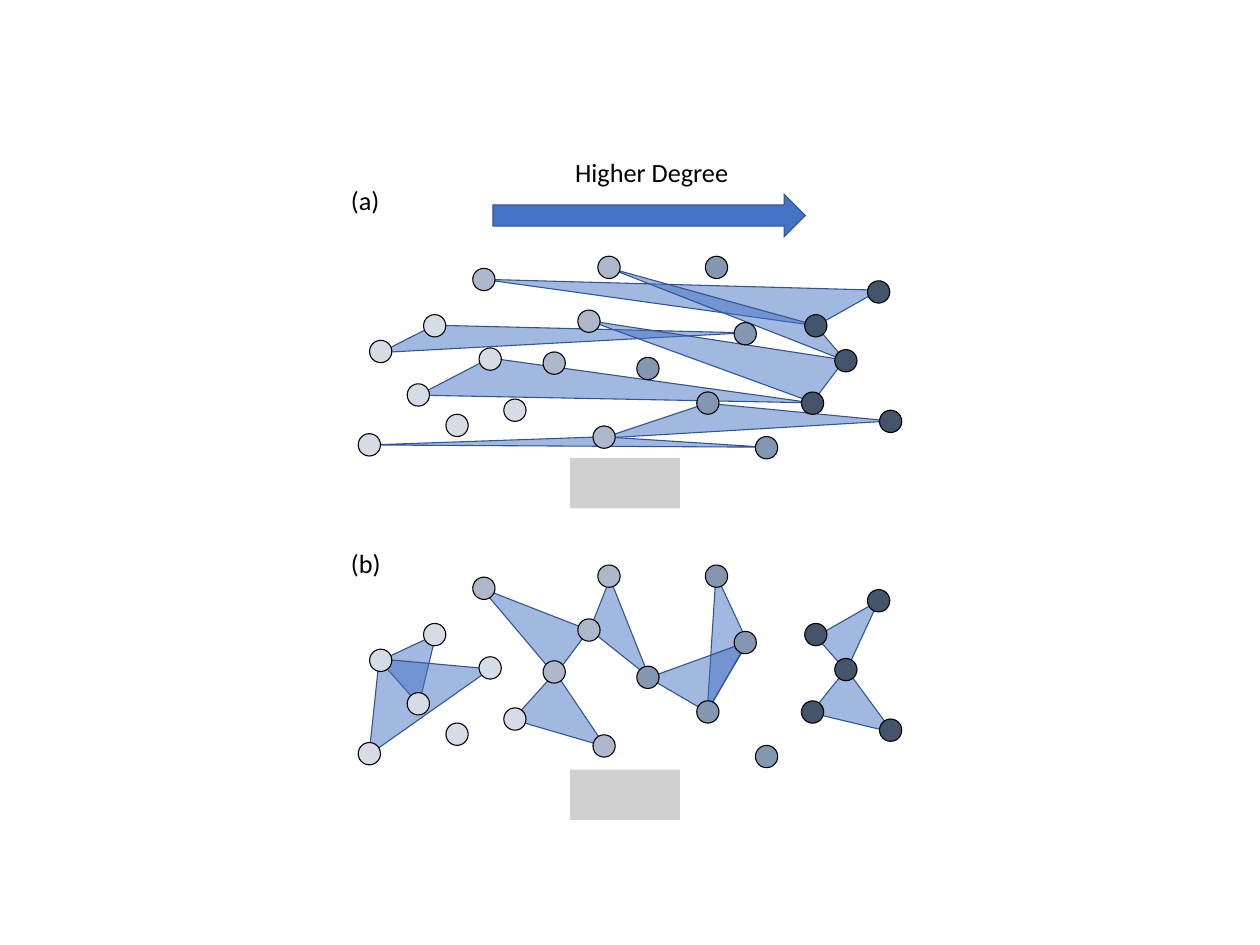
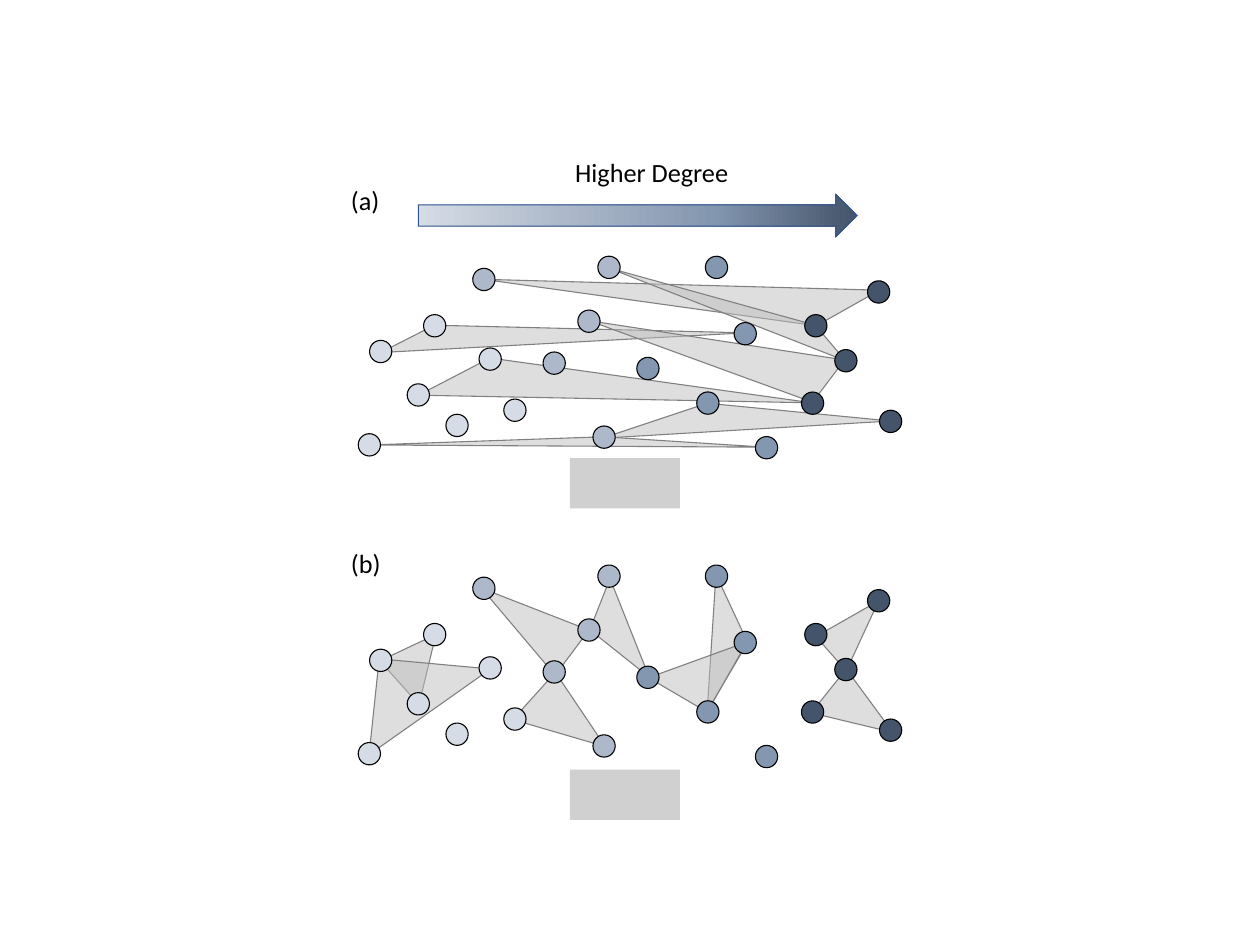
Before and after one commit to nwlandry/hypergraph-assortativity, a slide deck: slide 1 of Figures/Figures.pptx. Drawn at 1260x945 pixels with LibreOffice and Linux fonts; fonts in the diff are those of the drawing; grey boxes stand for pictures. Boxes give left, top, right and bottom in pixels: in the first picture for what was removed or moved away, otherwise in the second. Text is boxed around its words. In the diff, an @@ line names an element or a change of style, - is before the commit and + after.

```diff
--- a/Figures/Figures.pptx
+++ b/Figures/Figures.pptx
@@ right arrow: place and size @@
-right arrow at <box>493,195,806,237</box>
+right arrow at <box>418,195,857,237</box>
@@ right arrow at <box>418,195,857,237</box>: fill #4472C4 to gradient #D6DCE5 to #ADB9CA to #8497B0 to #44546A @@
@@ fill #4472C4 at 50% opacity to #BFBFBF at 50% opacity; outline #325491 1 pt to #808080 1 pt in 16 elements at <box>816,601,879,671</box>, <box>707,574,747,710</box>, <box>649,642,747,712</box>, <box>513,673,605,747</box>, <box>380,635,435,705</box>, <box>811,669,893,732</box>, <box>590,579,649,677</box>, <box>482,588,589,676</box>, <box>369,659,491,755</box>, <box>602,403,891,438</box>, <box>483,280,880,326</box>, <box>608,268,845,361</box>, <box>418,358,812,403</box>, <box>380,325,745,353</box>, <box>369,437,765,447</box>, <box>589,321,845,402</box> @@
```
Also in this commit, not shown: 2 other files.
